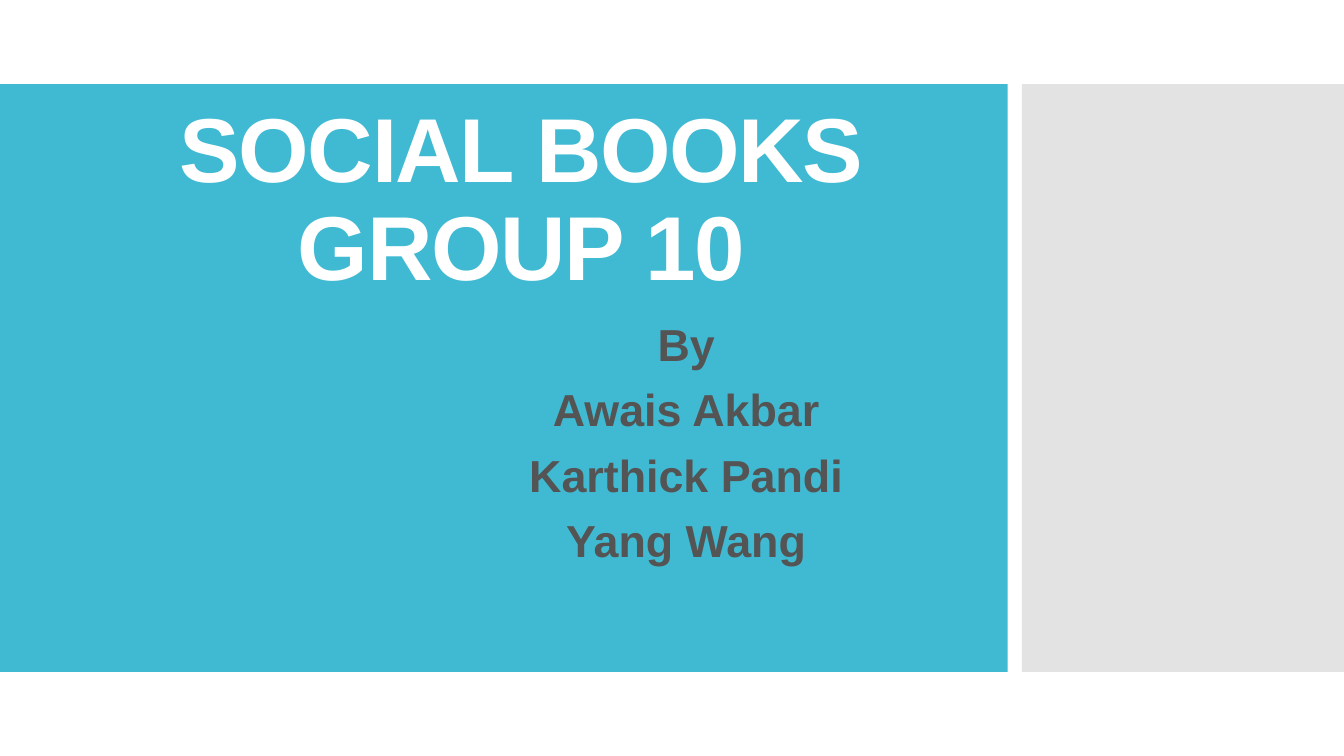
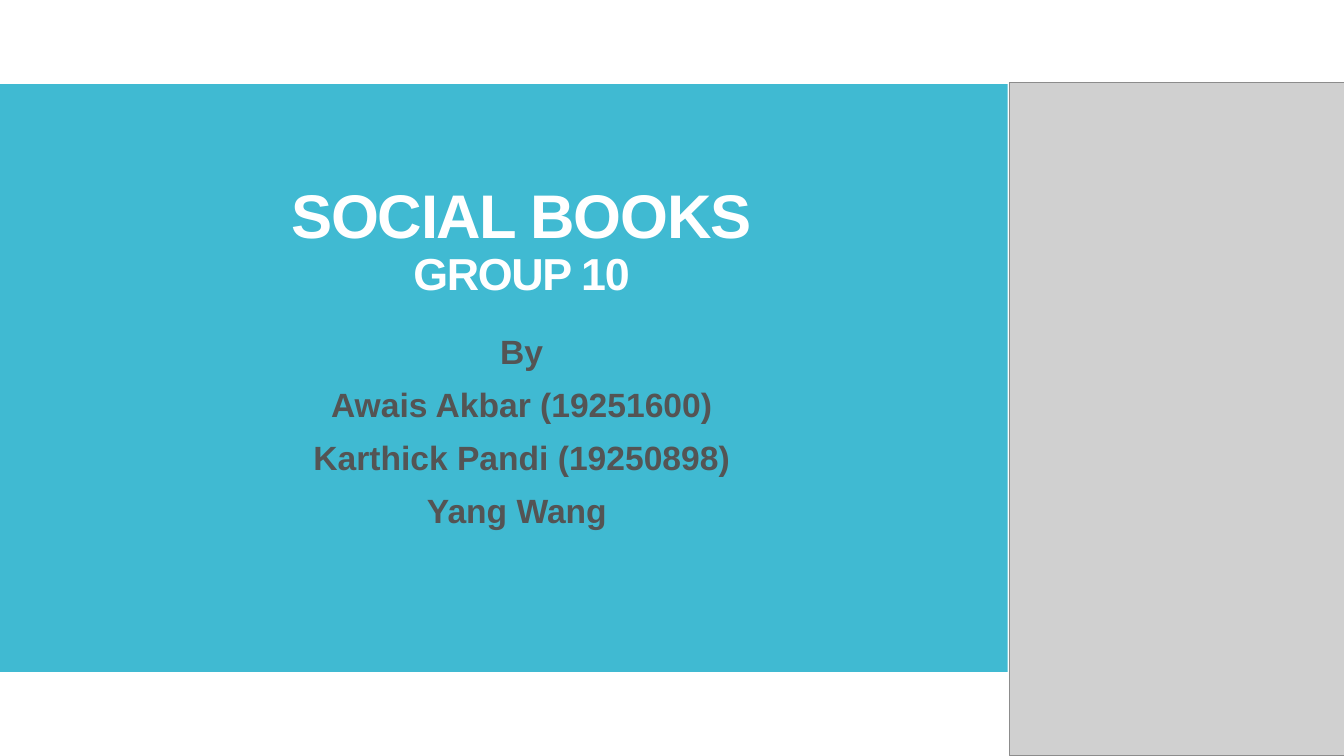
Before and after one commit to wangyang325/CS615Project, a slide deck: slide 1 of Presentation/Social Books.pptx. Drawn at 1344x756 pixels with LibreOffice and Linux fonts; fonts in the diff are those of the drawing; grey boxes stand for pictures; background and template pictures are left out. Boxes give left, top, right and bottom in pixels: in the first picture for what was removed or moved away, otherwise in the second. Text is boxed around its words. In the diff, an @@ line names an element or a change of style, - is before the commit and + after.

```diff
--- a/Presentation/Social Books.pptx
+++ b/Presentation/Social Books.pptx
@@ picture added at bbox=[1009, 83, 1344, 756] @@
@@ title "SOCIAL BOOKS GROUP 10" at bbox=[292, 195, 751, 291]: size 64.8 to 44 pt in "SOCIAL BOOKS"; size 64.8 to 32 pt in "GROUP 10" @@
@@ subtitle "By": place and size @@
-subtitle "By" at bbox=[529, 330, 843, 566]
+subtitle "By" at bbox=[313, 341, 730, 530]
@@ subtitle at bbox=[427, 341, 607, 530]: size 32 to 24 pt in "By", "Yang Wang" @@
@@ subtitle at bbox=[313, 392, 730, 477]: text changed; size 32 to 24 pt @@
-Awais Akbar
-Karthick Pandi
+Awais Akbar (19251600)
+Karthick Pandi (19250898)
```
Also in this commit, not shown: 19 other slides changed, 3 slides removed, 1 other file.
